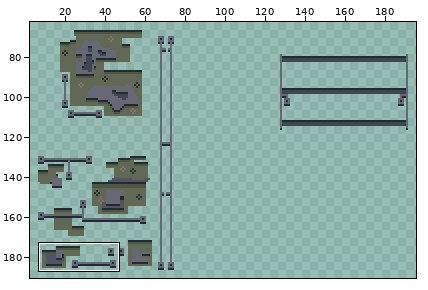
A pixel-art file gets an edit: AcerolaGameJam_UnityProject/AcerolaGameJam0/Assets/Sprites/Environment/Tilemap/TempleFloorTileSheets.aseprite. Above, an overview of the earlier version with the close-up marked.
Close-up. Before the edit:
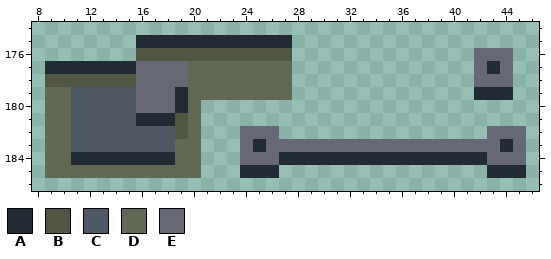
320x320 pixels, 1 frame. Colours within 5 levels of each other are drawn and written as one. Shown: x 8..46, y 174..186. The wide view leaves out empty margins. The commit also changed other parts of the picture, which this record leaves out.
Palette (. is transparent): A #222b34  B #505641  C #4e5763  D #616854  E #666875
Pixels before, first column x 9:
175 .......AAAAAAAAAAAA..................
176 .......BBBBBBBBBBBB..............EEE.
177 AAAAAAAEEEEDDDDDDDD..............EAE.
178 BBBBBBBEEEEDDDDDDDD..............EEE.
179 DDCCCCCEEEADDDDDDDD..............AAA.
180 DDCCCCCEEEAD.........................
181 DDCCCCCAAABD.........................
182 DDCCCCCCCCBD...EEE................EEE
183 DDCCCCCCCCDD...EAEEEEEEEEEEEEEEEEEEAE
184 DDAAAAAAAADD...EEEAAAAAAAAAAAAAAAAEEE
185 DDDDDDDDDDDD...AAA................AAA
The result:
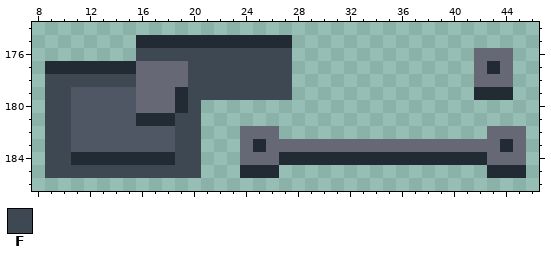
Colours new in this view: F #3e4852
The exact change:
Layer "Details":
The edit turns colour B into colour F in row 176 at x 16 to 27; in row 178 at x 9 to 15; in rows 181 to 182 at x 19.
The edit turns colour D into colour F in rows 177 to 178 at x 20 to 27; in row 179 at x 9 to 10 and 20 to 27; in rows 180 to 182 at x 9 to 10 and 20; in rows 183 to 184 at x 9 to 10 and 19 to 20; in row 185 at x 9 to 20.
